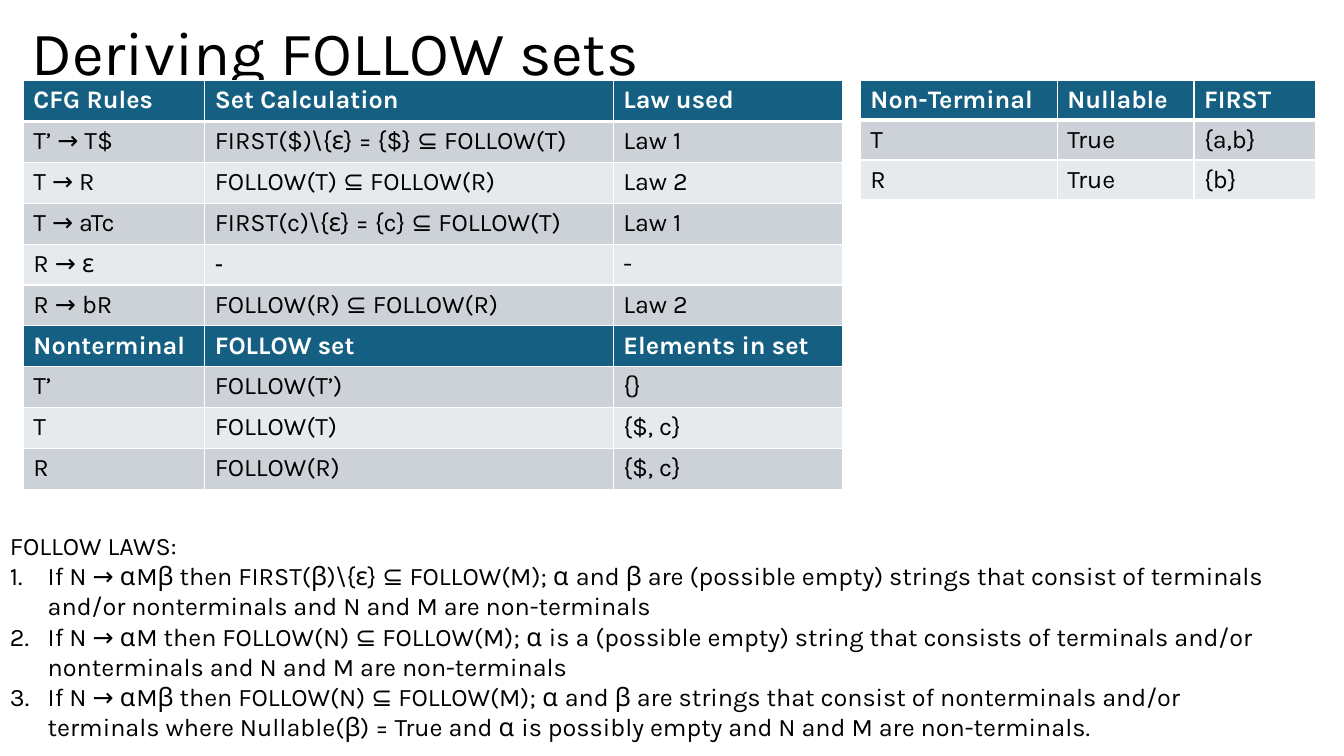
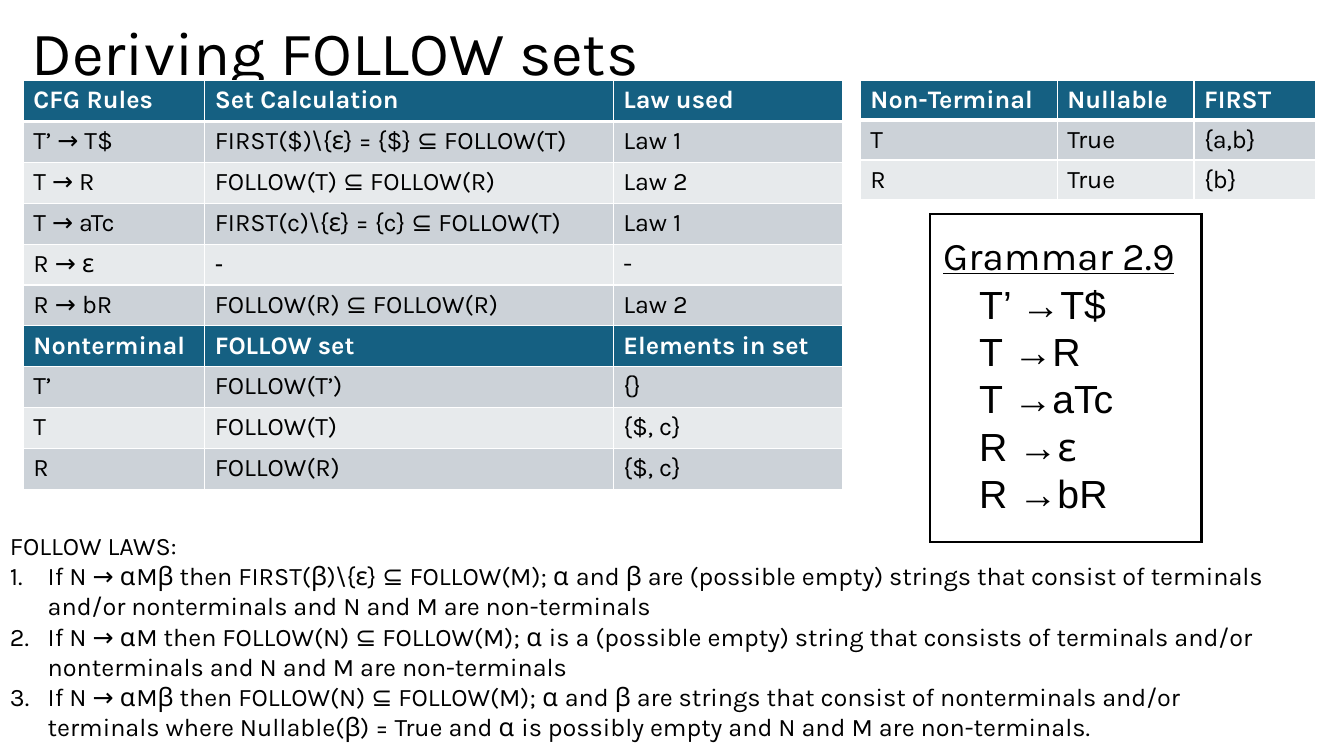
Before and after one commit to Danieldv-s/Research-Materials, a slide deck: slide 17 of Syntax-Analysis/Section2.13Expansion.pptx (slide 16 before the commit). Drawn at 1344x756 pixels with LibreOffice and Linux fonts; fonts in the diff are those of the drawing. Boxes give left, top, right and bottom in pixels: in the first picture for what was removed or moved away, otherwise in the second. Text is boxed around its words. In the diff, an @@ line names an element or a change of style, - is before the commit and + after.

```diff
--- a/Syntax-Analysis/Section2.13Expansion.pptx
+++ b/Syntax-Analysis/Section2.13Expansion.pptx
@@ rectangle added at box(931, 214, 1202, 541), fill #FFFFFF, outline #000000 1.5 pt @@
@@ text added at box(943, 245, 1174, 274), 28 pt, text #000000, underline @@
+Grammar 2.9
@@ text added at box(979, 290, 1113, 509), 28 pt, text #000000 @@
+T’ →T$
+T →R
+T →aTc
+R →ε
+R →bR
```
Also in this commit, not shown: 33 other slides changed, 11 slides added.
